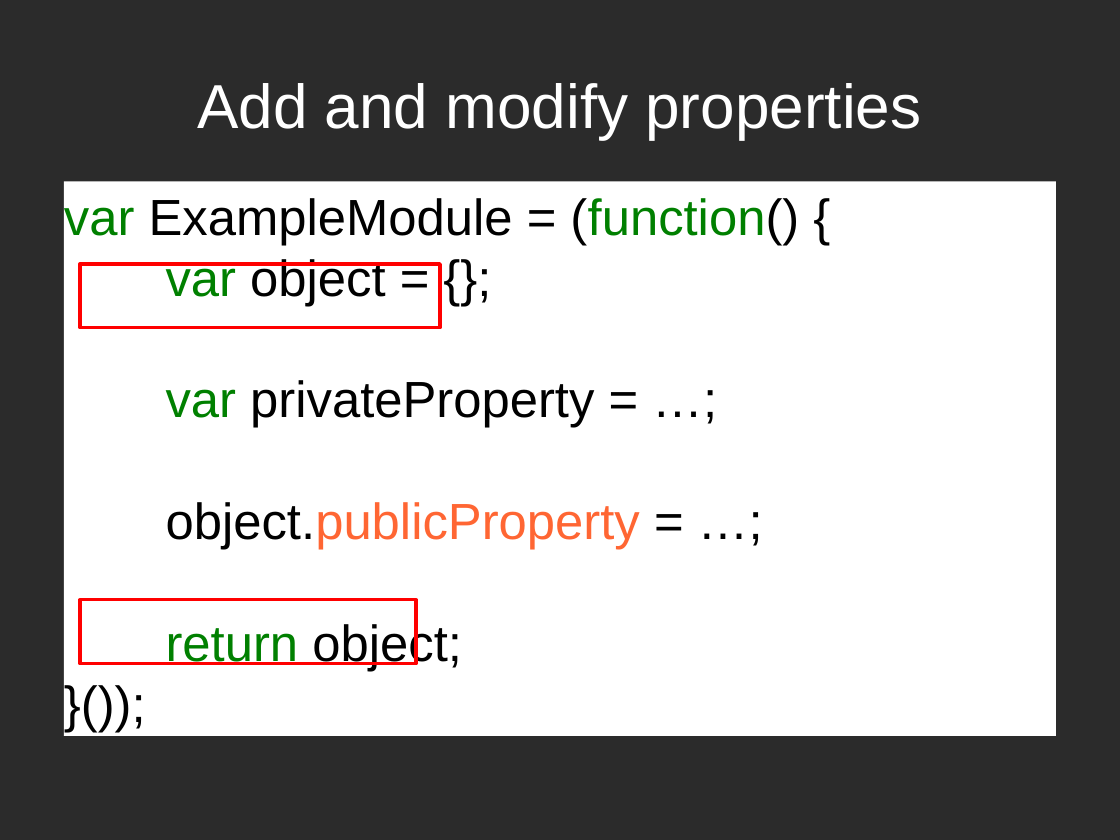
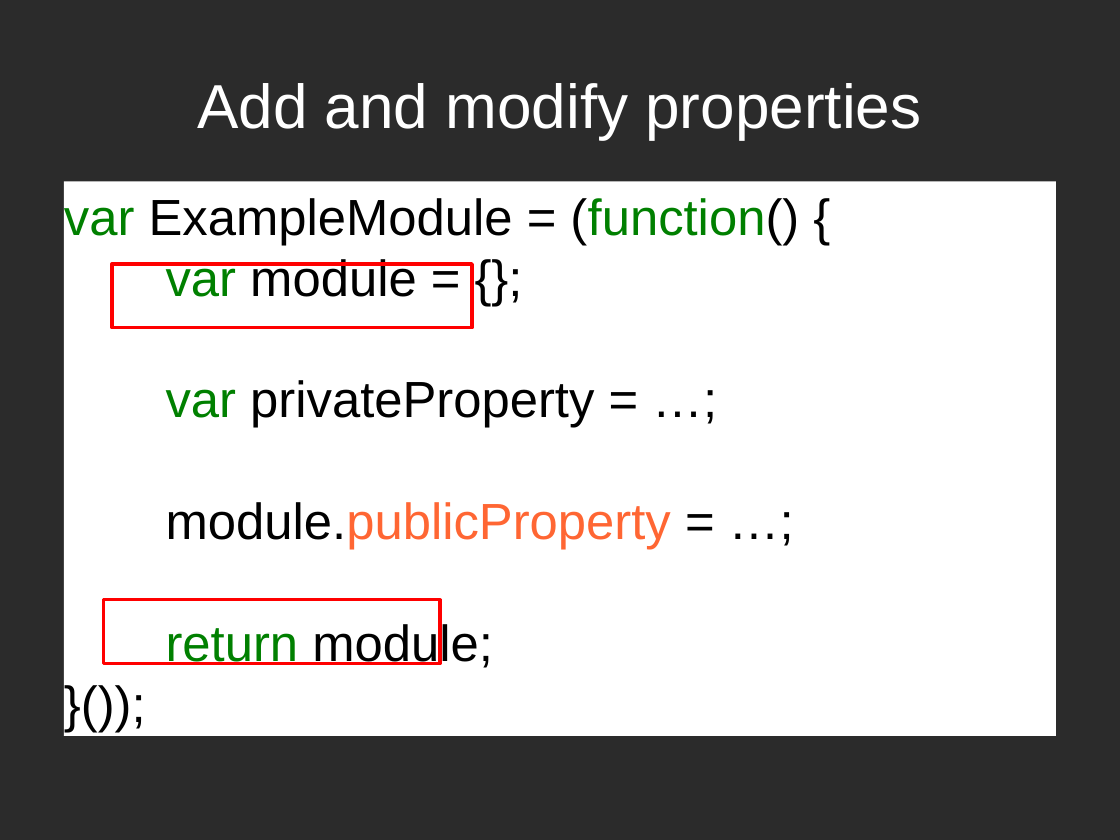
Before and after one commit to sattler/javascript-seminar-2015, a slide deck: slide 17 of presentation/Presentation.odp. Drawn at 1120x840 pixels with LibreOffice and Linux fonts; fonts in the diff are those of the drawing; background and template pictures are left out; a plain dark background stands for a picture behind light text. Boxes give left, top, right and bottom in pixels: in the first picture for what was removed or moved away, otherwise in the second. Text is boxed around its words. In the diff, an @@ line names an element or a change of style, - is before the commit and + after.

```diff
--- a/presentation/Presentation.odp
+++ b/presentation/Presentation.odp
@@ rectangle moved from (x1=80, y1=264, x2=440, y2=328) to (x1=112, y1=264, x2=472, y2=328) @@
@@ text in rectangle at (x1=166, y1=259, x2=417, y2=297): text changed @@
-var object = {};
+var module = {};
@@ text in rectangle at (x1=166, y1=502, x2=671, y2=668): text changed @@
-object.publicProperty = …;
-return object;
+module.publicProperty = …;
+return module;
@@ rectangle moved from (x1=80, y1=600, x2=417, y2=664) to (x1=104, y1=600, x2=440, y2=664) @@
```
Also in this commit, not shown: 3 other slides changed, 1 other file.
